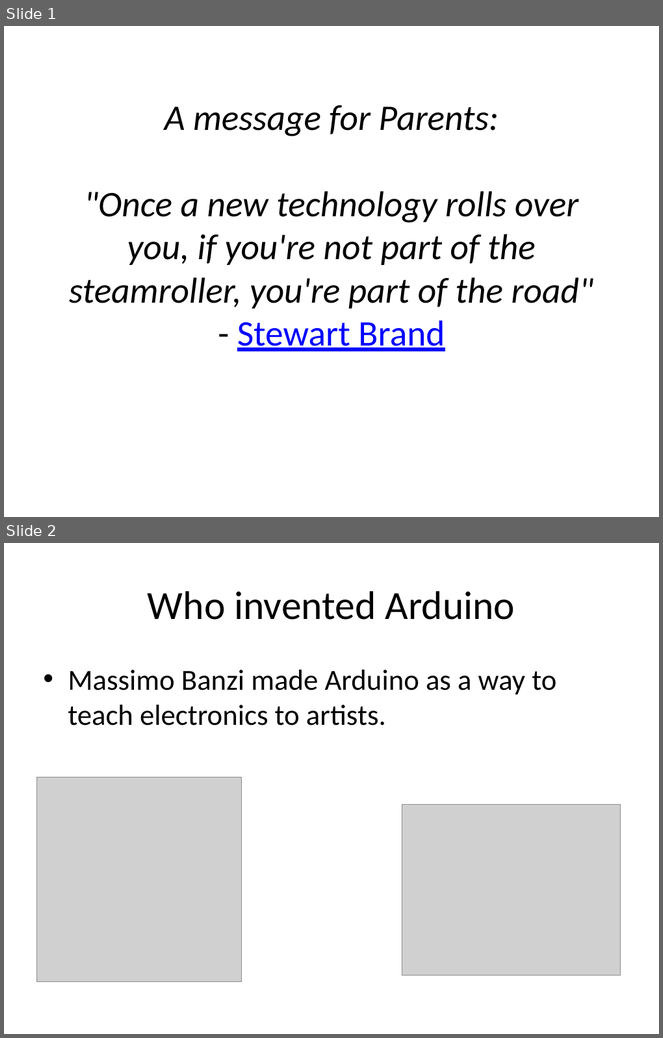
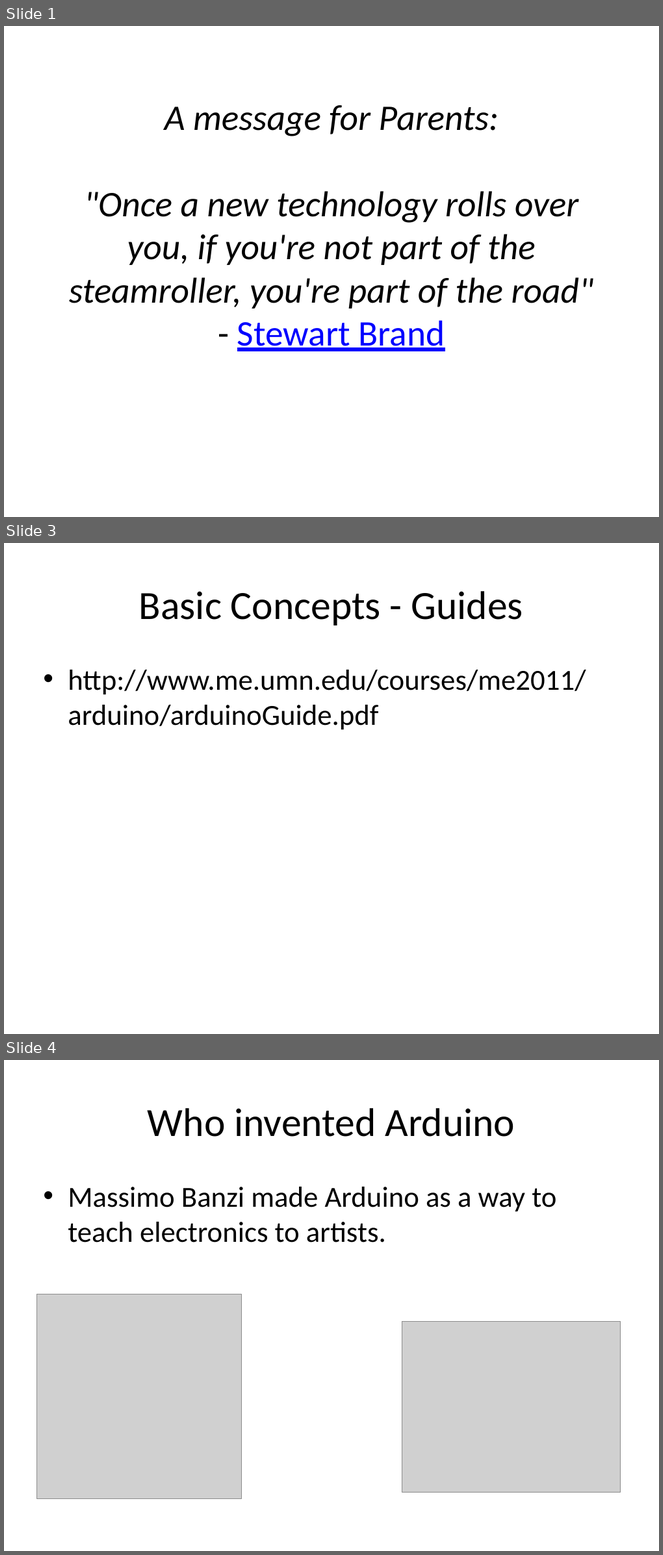
Before and after one commit to andaluri/ArduinoWorkshop1, a slide deck: ArduinoWorkshop1.pptx. Shown one above the other, each under a label of ours: slides 1 and 2 before the commit, slides 1, 3 and 4 after it; the slides between them are not shown. The pictures are 663x1038 and 663x1555 pixels, drawn with LibreOffice and Linux fonts; fonts in the diff are those of the drawing; grey boxes stand for pictures. Boxes give left, top, right and bottom in pixels: in the first picture for what was removed or moved away, otherwise in the second. Text is boxed around its words. In the diff, an @@ line names an element or a change of style, - is before the commit and + after.

```diff
--- a/ArduinoWorkshop1.pptx
+++ b/ArduinoWorkshop1.pptx
@@ slide 3 added at (x1=4, y1=543, x2=659, y2=1034), background #FFFFFF @@
@@ title added at (x1=139, y1=591, x2=523, y2=626), 44 pt, text #000000 @@
+Basic Concepts - Guides
@@ text added at (x1=68, y1=670, x2=586, y2=730), 32 pt, text #000000 @@
+• http://www.me.umn.edu/courses/me2011/arduino/arduinoGuide.pdf
@@ what was slide 2 is now slide 4 @@
```
Also in this commit, not shown: 4 slides changed, 8 other slides added, 2 slides removed, 9 other files.
